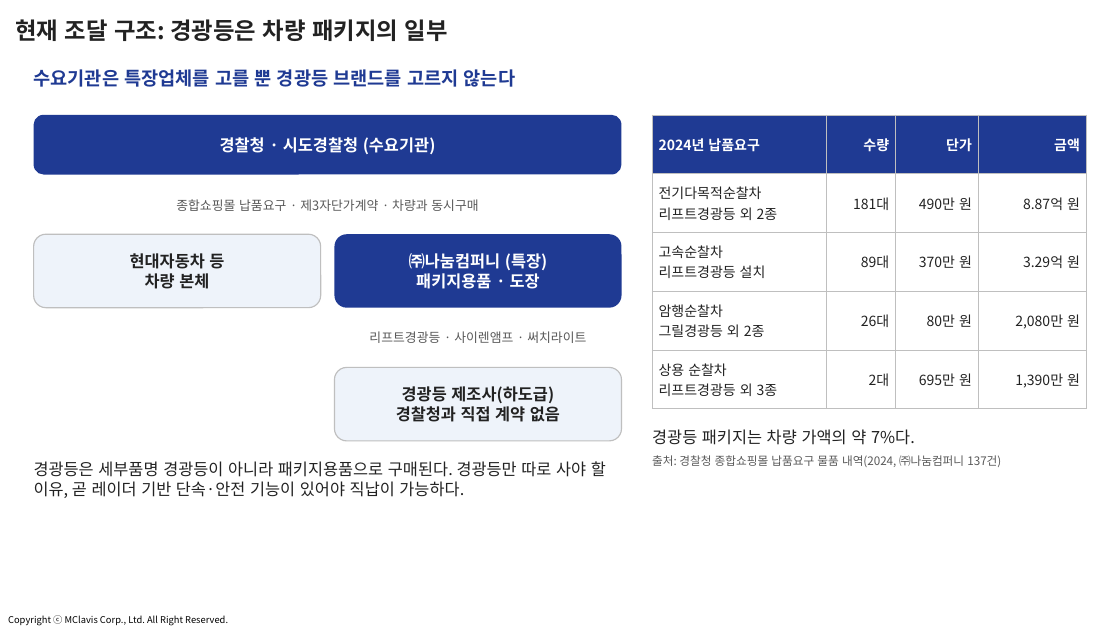
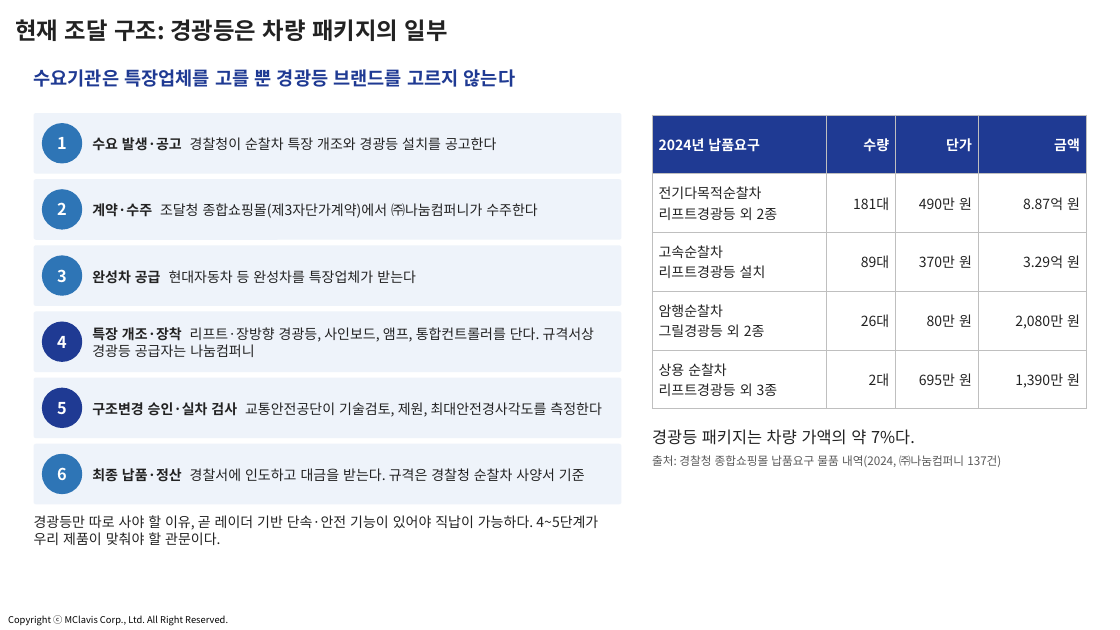
Before and after one commit to jangha-collab/jangha-kim, a slide deck: slide 10 of docs/사업계획서/2026-10_스마트경찰경광등_사업계획_과제제안.pptx (slide 9 before the commit). Drawn at 1120x630 pixels with LibreOffice and Linux fonts; fonts in the diff are those of the drawing; background and template pictures are left out. Boxes give left, top, right and bottom in pixels: in the first picture for what was removed or moved away, otherwise in the second. Text is boxed around its words. In the diff, an @@ line names an element or a change of style, - is before the commit and + after.

```diff
--- a/docs/사업계획서/2026-10_스마트경찰경광등_사업계획_과제제안.pptx
+++ b/docs/사업계획서/2026-10_스마트경찰경광등_사업계획_과제제안.pptx
@@ rounded rectangle at (34,113,622,174): fill #1F3A93 to #EEF3FA; proportions changed @@
@@ ellipse added at (42,124,82,164), fill #2E75B6, 14 pt, text #FFFFFF, bold @@
+1
@@ text added at (92,137,496,151), 12 pt, text #222222 @@
+수요 발생·공고 경찰청이 순찰차 특장 개조와 경광등 설치를 공고한다
@@ text in rounded rectangle at (220,137,436,154): text removed @@
-경찰청 · 시도경찰청 (수요기관)
@@ rounded rectangle added at (34,179,622,239), fill #EEF3FA @@
@@ ellipse added at (42,189,82,229), fill #2E75B6, 14 pt, text #FFFFFF, bold @@
+2
@@ text at (92,203,537,218): text changed; size 11 to 12 pt; text colour #595959 to #222222 @@
-종합쇼핑몰 납품요구 · 제3자단가계약 · 차량과 동시구매
+계약·수주 조달청 종합쇼핑몰(제3자단가계약)에서 ㈜나눔컴퍼니가 수주한다
@@ rounded rectangle removed at (34,234,321,308) @@
-현대자동차 등
-차량 본체
@@ rounded rectangle removed at (334,234,622,308) @@
-㈜나눔컴퍼니 (특장)
-패키지용품 · 도장
@@ rounded rectangle added at (34,245,622,306), fill #EEF3FA @@
@@ ellipse added at (42,255,82,296), fill #2E75B6, 14 pt, text #FFFFFF, bold @@
+3
@@ text added at (92,270,416,284), 12 pt, text #222222 @@
+완성차 공급 현대자동차 등 완성차를 특장업체가 받는다
@@ rounded rectangle added at (34,312,622,372), fill #EEF3FA @@
@@ ellipse added at (42,322,82,362), fill #1F3A93, 14 pt, text #FFFFFF, bold @@
+4
@@ text added at (92,327,594,357), 12 pt, text #222222 @@
+특장 개조·장착 리프트·장방향 경광등, 사인보드, 앰프, 통합컨트롤러를 단다. 규격서상 경광등 공급자는 나눔컴퍼니
@@ text removed at (369,331,586,343) @@
-리프트경광등 · 사이렌앰프 · 써치라이트
@@ rounded rectangle added at (34,377,622,438), fill #EEF3FA @@
@@ ellipse added at (42,388,82,429), fill #1F3A93, 14 pt, text #FFFFFF, bold @@
+5
@@ rounded rectangle removed at (334,367,622,440) @@
-경광등 제조사(하도급)
-경찰청과 직접 계약 없음
@@ text added at (92,402,601,417), 12 pt, text #222222 @@
+구조변경 승인·실차 검사 교통안전공단이 기술검토, 제원, 최대안전경사각도를 측정한다
@@ rounded rectangle added at (34,444,622,504), fill #EEF3FA @@
@@ ellipse added at (42,454,82,494), fill #2E75B6, 14 pt, text #FFFFFF, bold @@
+6
@@ text added at (92,468,585,482), 12 pt, text #222222 @@
+최종 납품·정산 경찰서에 인도하고 대금을 받는다. 규격은 경찰청 순찰차 사양서 기준
@@ text at (34,515,598,545): text changed; size 14 to 12 pt @@
-경광등은 세부품명 경광등이 아니라 패키지용품으로 구매된다. 경광등만 따로 사야 할 이유, 곧 레이더 기반 단속·안전 기능이 있어야 직납이 가능하다.
+경광등만 따로 사야 할 이유, 곧 레이더 기반 단속·안전 기능이 있어야 직납이 가능하다. 4~5단계가 우리 제품이 맞춰야 할 관문이다.
```
Also in this commit, not shown: 8 other slides changed, 2 slides added, 17 other files.
